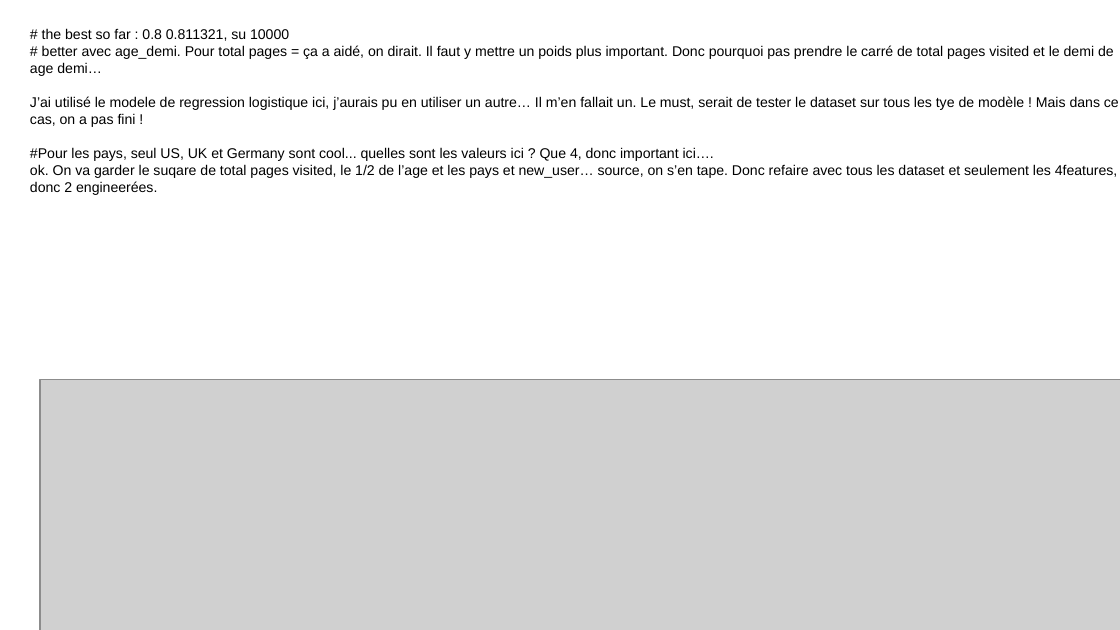
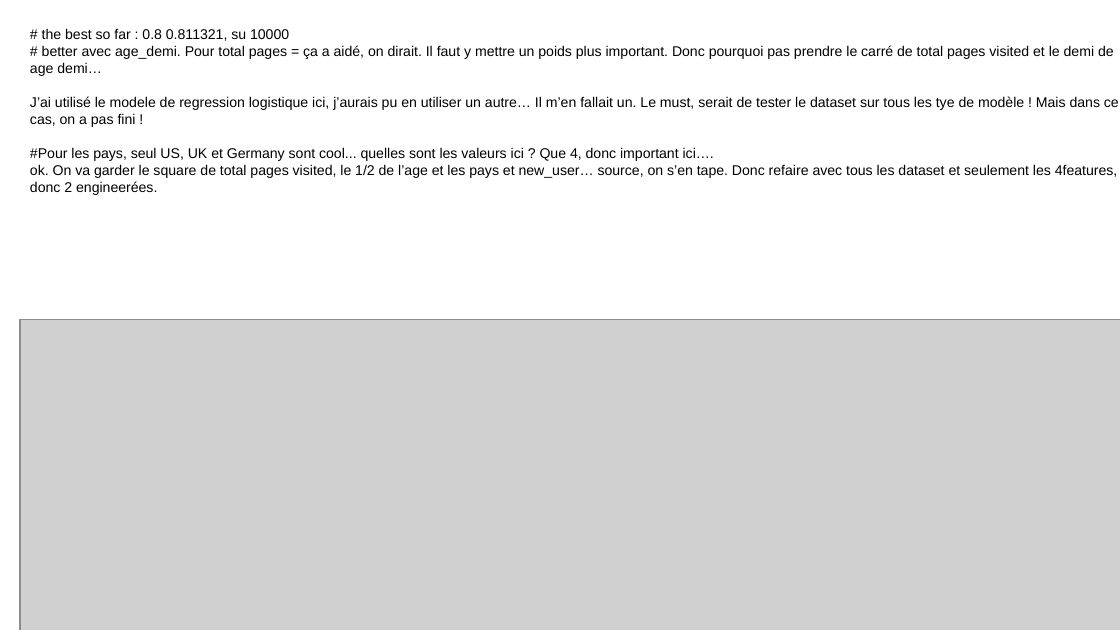
Before and after one commit to kumquat42/202311_jedha_Bloc3_ML_challenge, a slide deck: slide 4 of diapo_bloc3_challenge.odp. Drawn at 1120x630 pixels with LibreOffice and Linux fonts; fonts in the diff are those of the drawing; grey boxes stand for pictures. Boxes give left, top, right and bottom in pixels: in the first picture for what was removed or moved away, otherwise in the second. Text is boxed around its words. In the diff, an @@ line names an element or a change of style, - is before the commit and + after.

```diff
--- a/diapo_bloc3_challenge.odp
+++ b/diapo_bloc3_challenge.odp
@@ text at [30, 164, 1118, 195]: text changed @@
-ok. On va garder le suqare de total pages visited, le 1/2 de l’age et les pays et new_user… source, on s’en tape. Donc refaire avec tous les dataset et seulement les 4features, donc 2 engineerées.
+ok. On va garder le square de total pages visited, le 1/2 de l’age et les pays et new_user… source, on s’en tape. Donc refaire avec tous les dataset et seulement les 4features, donc 2 engineerées.
@@ picture: place and size @@
-picture at [40, 380, 1120, 630]
+picture at [20, 320, 1120, 630]
```
Also in this commit, not shown: 1 slide added, 3 other files.
